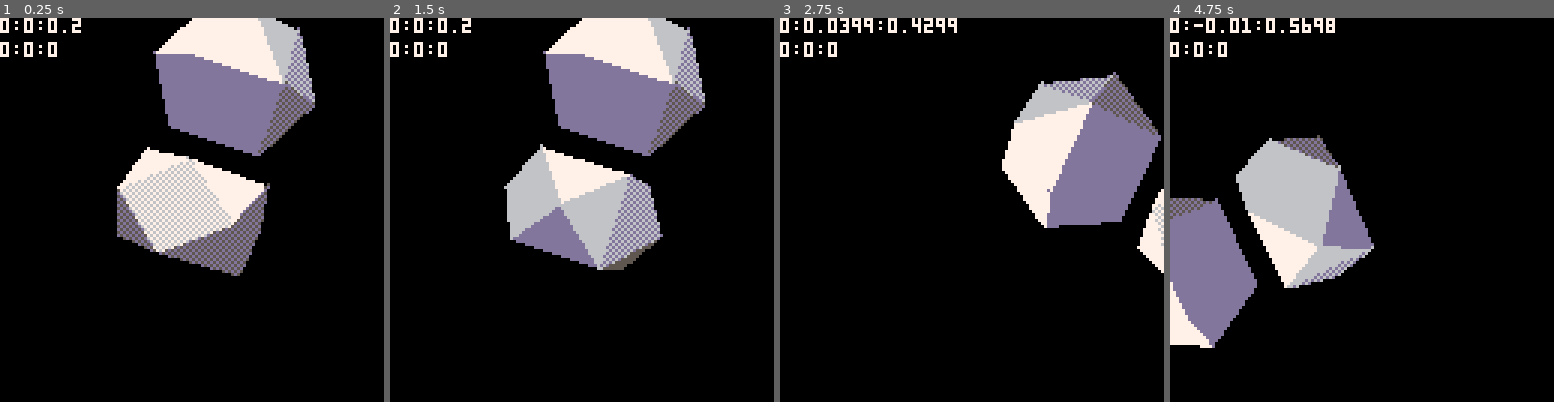
Above: before the commit, frames 1-4 (left to right).
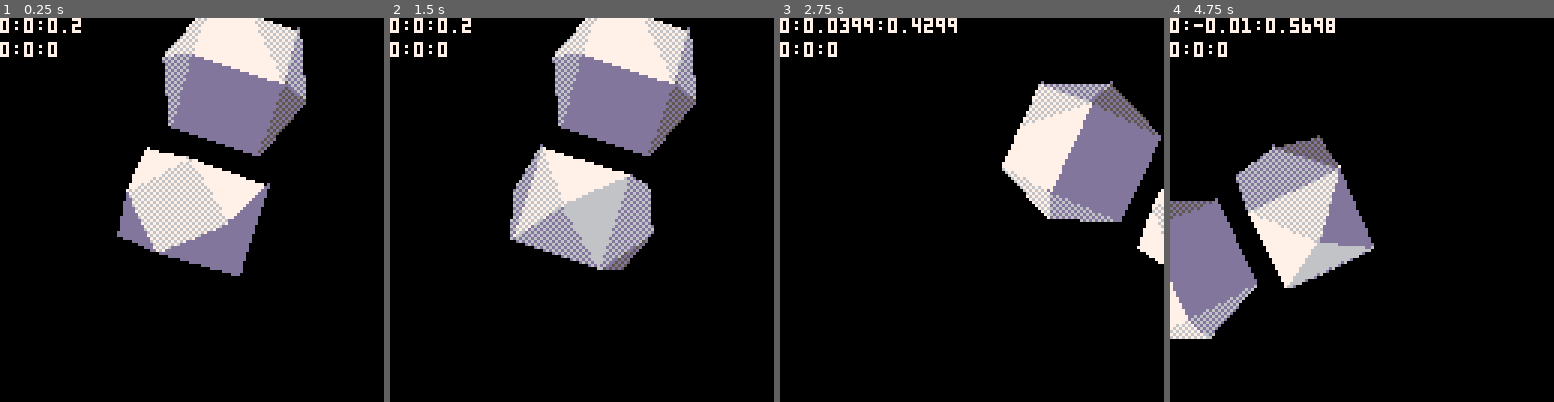
Above: after the commit, the same moments.

Repository: graearea/pico8
Game: PICO-8 cartridge elito8.p8
The game is run twice, just before and just after one commit, with the same random seed, the same clock (stepped at 60 frames per second) and the same inputs.
Inputs:
- Up to frame 1 (0.25 s): no input
- Up to frame 2 (1.5 s): tap O (Z key) at 0.7 s
- Up to frame 3 (2.75 s): hold Right 1.6-2.1 s; tap O (Z key) at 1.7, 2.1, 2.5 s; hold Up 2.15-2.42 s; hold Right from 2.47 s (still down)
- Up to frame 4 (4.75 s): tap O (Z key) every 0.4 s from 2.9 to 4.5 s; release Right at 3.03 s; hold Left 3.08-3.58 s; hold Down 3.63-3.97 s; hold Right 4.02-4.68 s; hold Up from 4.73 s (still down)

The runs differ from the first frame. In frame 1, 4.2% of the frame differs, in the area x 30-83%, y 0-68%; in frame 2, 4.5%, in the area x 29-83%, y 0-66%; in frame 3, 2.2%; in frame 4, 4.1%.

Commit message:
added letterbox

Diff:
--- a/elito8.p8
+++ b/elito8.p8
@@ -22,6 +22,12 @@
   thresholds = {-0.9,-0.5,0.0,0.2,0.4,0.6,0.7,1.0},
   colours = {{0x05,0x50},{0x55,0x55},{0xd5,0x5d}, {0xdd,0xdd}, {0x6d,0xd6}, {0x66,0x66}, {0x76,0x67}, {0x77,0x77}}
  }
+
+ black = {
+  thresholds = {-0.9,1.0},
+  colours = {{0x00,0x00},{0x00,0x00}}
+ }
+
 
  function dot(a,b)
   return a[1]*b[1] + a[2]*b[2] + a[3]*b[3]
@@ -82,10 +88,15 @@
   {-1,1,-1,1},
   {1,-1,-1,1},
   {1,1,-1,1},
-  {0,0,-1.8,1}, --middle
-  {0,0,1.8,1},
-  {0,-1.8,0,1},
-  {0,1.8,0,1}
+  {0,0,-1.6,1}, --middle
+  {0,0,1.6,1},
+  {0,-1.6,0,1},
+  {0,1.6,0,1},
+  {1,-0.4,-0.1,1.01},
+  {1,-0.4,0.1,1.01},
+  {1,0.4,-0.1,1.01},
+  {1,0.4,0.1,1.01},
+
  }
  bob={
  {3,4,2,1},
@@ -118,9 +129,30 @@
  {11,5,7},--
  {11,1,5},--
 
+ {13,15,16,14},--
  } end
 
-
+ face_colours = {
+  shading_white,
+  shading_white,
+  shading_white,
+  shading_white,
+  shading_white,
+  shading_white,
+  shading_white,
+  shading_white,
+  shading_white,
+  shading_white,
+  shading_white,
+  shading_white,
+  shading_white,
+  shading_white,
+  shading_white,
+  shading_white,
+  shading_white,
+  shading_white,
+  black,
+ }
 
  --define and arbitary sized and
  --positioned viewport to draw
